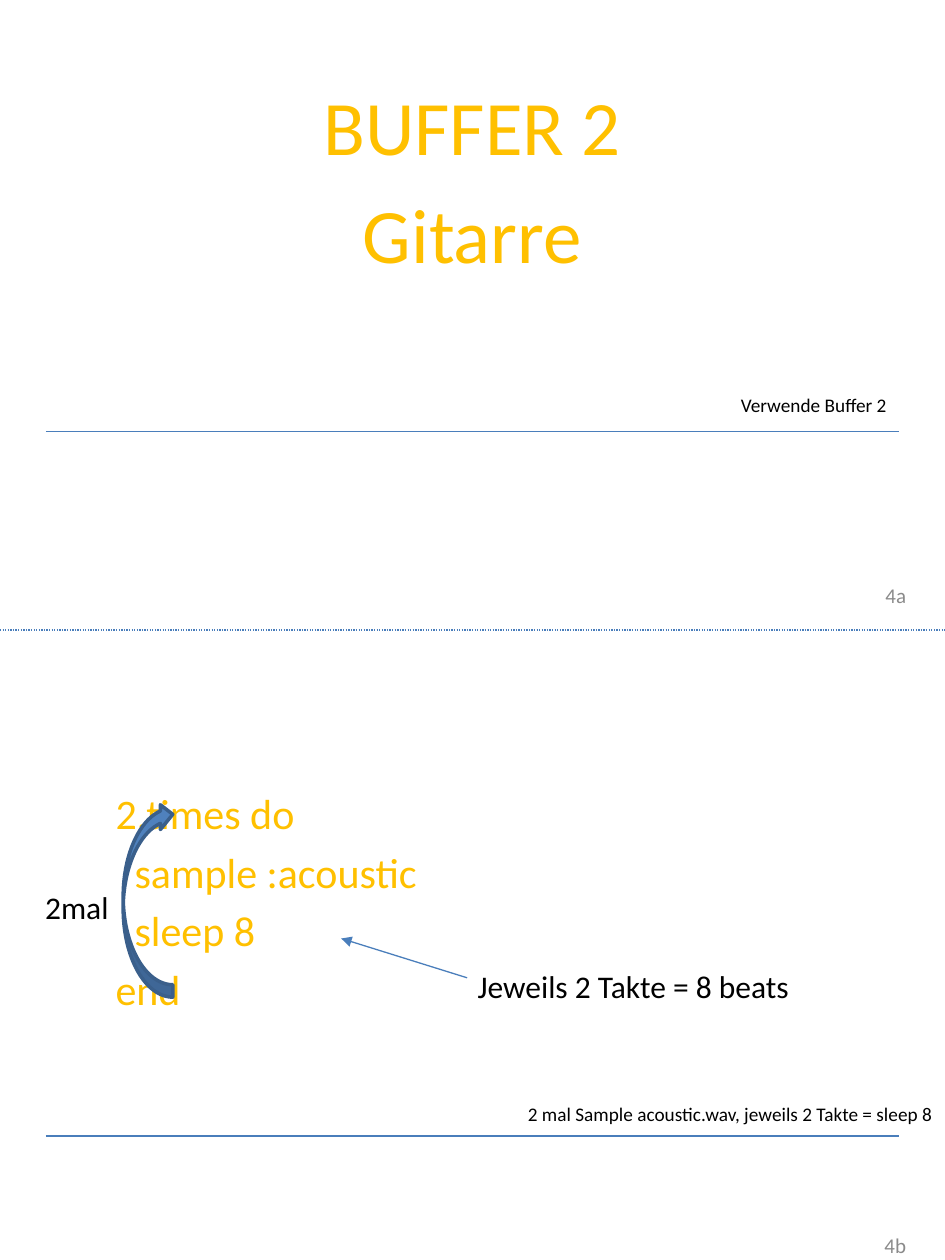
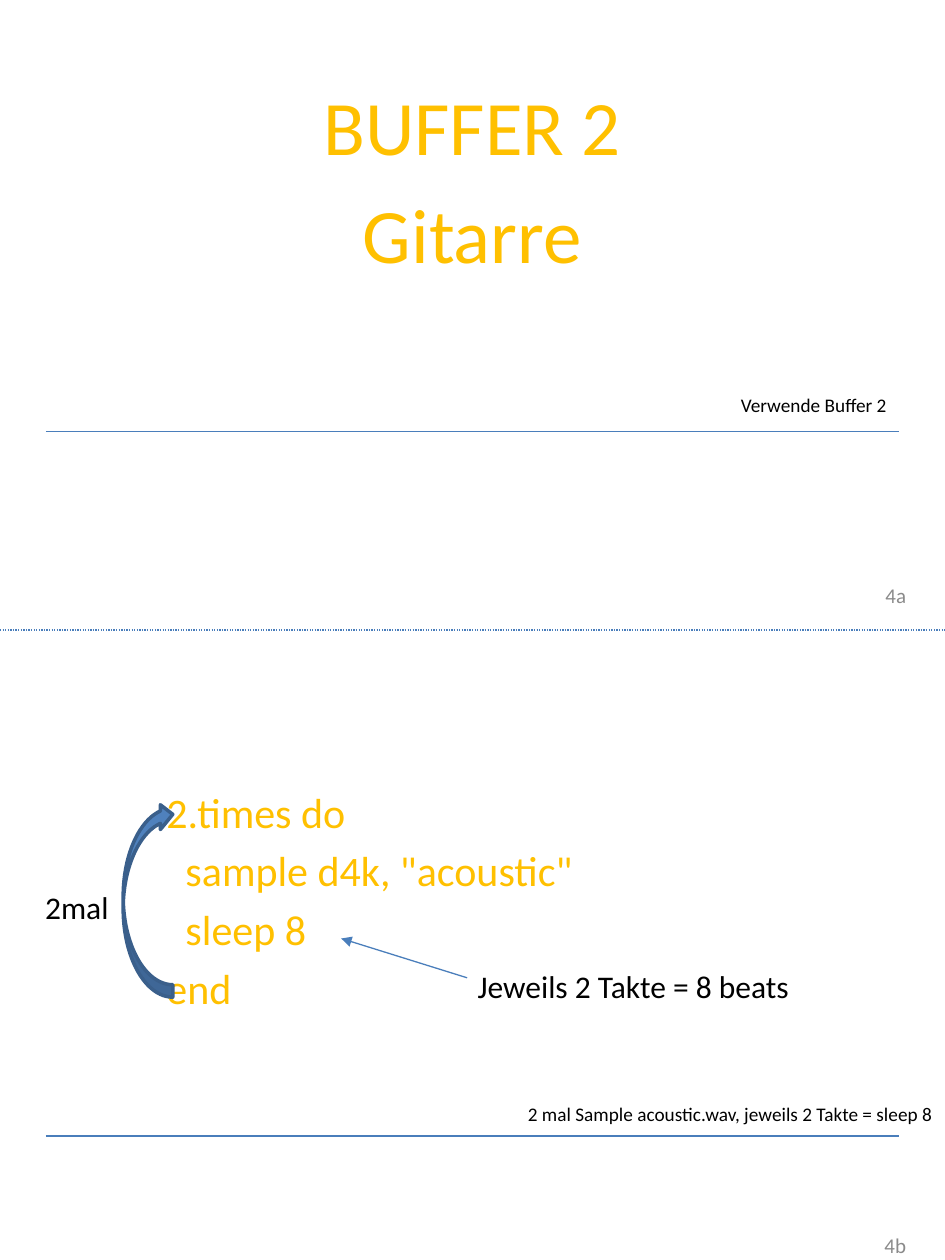
Before and after one commit to Devoxx4KidsDE/SonicPI, a slide deck: slide 4 of presentation/de/SonicPI_jingle_de.pptx. Drawn at 945x1260 pixels with LibreOffice and Linux fonts; fonts in the diff are those of the drawing; background and template pictures are left out. Boxes give left, top, right and bottom in pixels: in the first picture for what was removed or moved away, otherwise in the second. Text is boxed around its words. In the diff, an @@ line names an element or a change of style, - is before the commit and + after.

```diff
--- a/presentation/de/SonicPI_jingle_de.pptx
+++ b/presentation/de/SonicPI_jingle_de.pptx
@@ text "2.times do" moved from (x1=116, y1=799, x2=417, y2=1006) to (x1=166, y1=798, x2=572, y2=1005) @@
@@ text at (x1=185, y1=856, x2=572, y2=893): text changed @@
-sample :acoustic
+sample d4k, "acoustic"
```
Also in this commit, not shown: 5 other slides changed.
